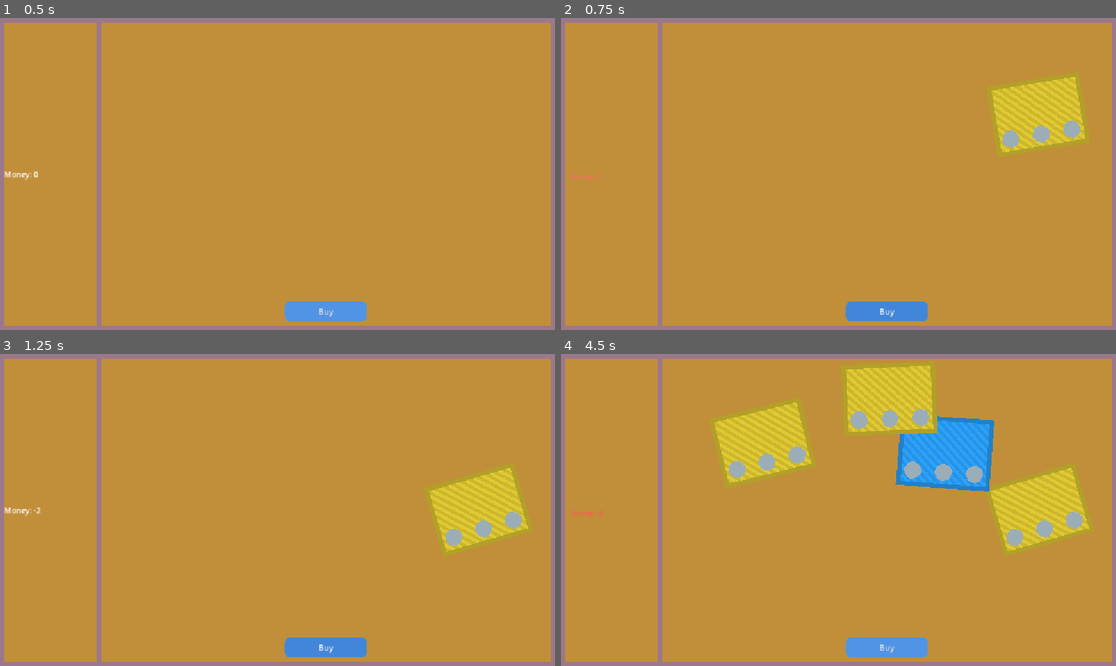
Above: before the commit, frames 1-4 (two rows, left to right).
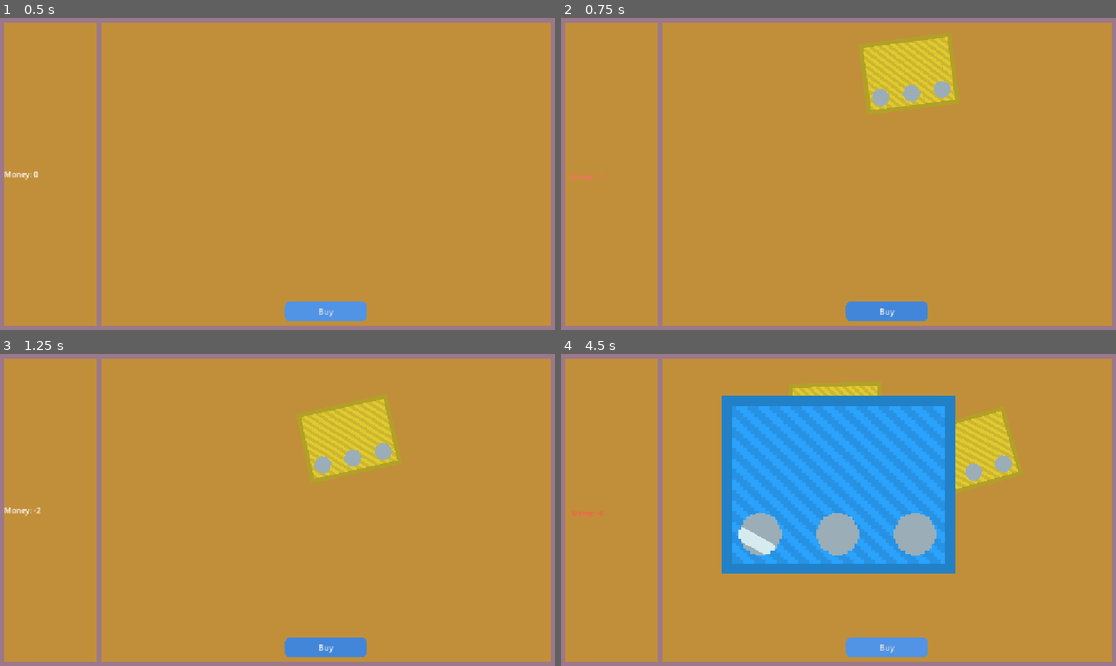
Above: after the commit, the same moments.

Repository: Drag-Sama/IdleGambling
Game: Godot game, scene res://Scene/main.tscn
Two runs of this game, one before a commit and one after it. Both use one fixed random seed, a clock stepped at 60 frames per second and the inputs below.
Inputs (mouse positions are in pixels of both pictures, inside the frame that each line leads up to):
- Up to frame 1 (0.5 s): no input
- Up to frame 2 (0.75 s): click "Buy" at 0.5 s
- Up to frame 3 (1.25 s): no input
- Up to frame 4 (4.5 s): click "Buy" at 1.25 s; click "Buy" at 2 s; move the mouse to (960, 494) at 2.77 s; click (960, 494) at 2.92 s; drag from (727, 525) to (810, 572) at 3.52 s; tap Enter at 4.25 s; move the mouse to (894, 441) at 4.27 s; click (894, 441) at 4.42 s

Frame 1 is identical in both runs. In frame 2, 6.2% of the frame differs, in the area x 54-95%, y 6-44%; in frame 3, 6.2%; in frame 4, 30%, in the area x 27-96%, y 3-71%.

Commit message:
machine interfaces in main interface
reusability of the main interface

Diff:
--- a/Scene/main.tscn
+++ b/Scene/main.tscn
@@ -1,47 +1,26 @@
-[gd_scene format=3 uid="uid://c7sufmx758hp2"]
+[gd_scene format=3 uid="uid://cavhjnnwldc54"]
 
-[ext_resource type="Script" uid="uid://or4ssiyofrmi" path="res://Scripts/moneyInterface.gd" id="1_sblpm"]
-[ext_resource type="Script" uid="uid://be01rqdcai0k2" path="res://Scripts/Ticket/TicketMain.gd" id="2_sblpm"]
+[ext_resource type="Script" uid="uid://or4ssiyofrmi" path="res://Scripts/moneyInterface.gd" id="1_f6udf"]
+[ext_resource type="PackedScene" uid="uid://c7sufmx758hp2" path="res://Scene/ticketScene.tscn" id="2_sblpm"]
 
-[sub_resource type="StyleBoxFlat" id="StyleBoxFlat_5v3e5"]
+[sub_resource type="StyleBoxFlat" id="StyleBoxFlat_3vffx"]
 bg_color = Color(0.6071361, 0.4745199, 0.5424723, 1)
 
-[sub_resource type="StyleBoxFlat" id="StyleBoxFlat_uiwfw"]
+[sub_resource type="StyleBoxFlat" id="StyleBoxFlat_g0fr2"]
 bg_color = Color(0.755591, 0.56039196, 0.22410941, 1)
 
-[sub_resource type="LabelSettings" id="LabelSettings_sblpm"]
+[sub_resource type="LabelSettings" id="LabelSettings_0524h"]
 
-[sub_resource type="StyleBoxFlat" id="StyleBoxFlat_f64mx"]
-bg_color = Color(0.3175655, 0.57691777, 0.8955186, 1)
-corner_radius_top_left = 10
-corner_radius_top_right = 10
-corner_radius_bottom_right = 10
-corner_radius_bottom_left = 10
-
-[sub_resource type="StyleBoxFlat" id="StyleBoxFlat_sblpm"]
-bg_color = Color(0.19067332, 0.44969678, 0.75689185, 1)
-corner_radius_top_left = 10
-corner_radius_top_right = 10
-corner_radius_bottom_right = 10
-corner_radius_bottom_left = 10
-
-[sub_resource type="StyleBoxFlat" id="StyleBoxFlat_r34rm"]
-bg_color = Color(0.25799876, 0.52663964, 0.8513023, 1)
-corner_radius_top_left = 10
-corner_radius_top_right = 10
-corner_radius_bottom_right = 10
-corner_radius_bottom_left = 10
-
-[node name="Main" type="Control" unique_id=694501630]
+[node name="Levraimain" type="Control" unique_id=1220709385]
 layout_mode = 3
 anchors_preset = 15
 anchor_right = 1.0
 anchor_bottom = 1.0
 grow_horizontal = 2
 grow_vertical = 2
-script = ExtResource("1_sblpm")
+script = ExtResource("1_f6udf")
 
-[node name="MarginContainer" type="MarginContainer" parent="." unique_id=2097608915]
+[node name="MarginContainer" type="MarginContainer" parent="." unique_id=543557950]
 layout_mode = 1
 anchors_preset = 15
 anchor_right = 1.0
@@ -49,56 +28,36 @@
 grow_horizontal = 2
 grow_vertical = 2
 
-[node name="Background" type="PanelContainer" parent="MarginContainer" unique_id=1128216755]
+[node name="Background" type="PanelContainer" parent="MarginContainer" unique_id=331453665]
 layout_mode = 2
-theme_override_styles/panel = SubResource("StyleBoxFlat_5v3e5")
+theme_override_styles/panel = SubResource("StyleBoxFlat_3vffx")
 
-[node name="MarginContainer" type="MarginContainer" parent="MarginContainer/Background" unique_id=2045056154]
+[node name="MarginContainer" type="MarginContainer" parent="MarginContainer/Background" unique_id=230150414]
 layout_mode = 2
 theme_override_constants/margin_left = 10
 theme_override_constants/margin_top = 10
 theme_override_constants/margin_right = 10
 theme_override_constants/margin_bottom = 10
 
-[node name="HBoxContainer" type="HBoxContainer" parent="MarginContainer/Background/MarginContainer" unique_id=282118722]
+[node name="HBoxContainer" type="HBoxContainer" parent="MarginContainer/Background/MarginContainer" unique_id=503487667]
 layout_mode = 2
 theme_override_constants/separation = 10
 
-[node name="Sidebar" type="PanelContainer" parent="MarginContainer/Background/MarginContainer/HBoxContainer" unique_id=1746759364]
+[node name="Sidebar" type="PanelContainer" parent="MarginContainer/Background/MarginContainer/HBoxContainer" unique_id=1487322063]
 layout_mode = 2
 size_flags_horizontal = 3
-theme_override_styles/panel = SubResource("StyleBoxFlat_uiwfw")
+theme_override_styles/panel = SubResource("StyleBoxFlat_g0fr2")
 
-[node name="Money" type="Label" parent="MarginContainer/Background/MarginContainer/HBoxContainer/Sidebar" unique_id=1670914291]
+[node name="Money" type="Label" parent="MarginContainer/Background/MarginContainer/HBoxContainer/Sidebar" unique_id=1727944770]
 layout_mode = 2
 text = "Money:0"
-label_settings = SubResource("LabelSettings_sblpm")
+label_settings = SubResource("LabelSettings_0524h")
 
-[node name="TicketMainContainer" type="PanelContainer" parent="MarginContainer/Background/MarginContainer/HBoxContainer" unique_id=1226170746]
+[node name="MainContainer" type="PanelContainer" parent="MarginContainer/Background/MarginContainer/HBoxContainer" unique_id=1686940859]
 layout_mode = 2
 size_flags_horizontal = 3
 size_flags_stretch_ratio = 4.86
-theme_override_styles/panel = SubResource("StyleBoxFlat_uiwfw")
-script = ExtResource("2_sblpm")
+theme_override_styles/panel = SubResource("StyleBoxFlat_g0fr2")
 
-[node name="MarginContainer" type="MarginContainer" parent="MarginContainer/Background/MarginContainer/HBoxContainer/TicketMainContainer" unique_id=1532462762]
+[node name="ticketScene" parent="MarginContainer/Background/MarginContainer/HBoxContainer/MainContainer" unique_id=694501630 instance=ExtResource("2_sblpm")]
 layout_mode = 2
-theme_override_constants/margin_left = 10
-theme_override_constants/margin_top = 10
-theme_override_constants/margin_right = 10
-theme_override_constants/margin_bottom = 10
-
-[node name="BuyButton" type="Button" parent="MarginContainer/Background/MarginContainer/HBoxContainer/TicketMainContainer/MarginContainer" unique_id=911768733]
-custom_minimum_size = Vector2(170, 40)
-custom_maximum_size = Vector2(300, 70)
-layout_mode = 2
-size_flags_horizontal = 4
-size_flags_vertical = 8
-theme_override_styles/normal = SubResource("StyleBoxFlat_f64mx")
-theme_override_styles/pressed = SubResource("StyleBoxFlat_sblpm")
-theme_override_styles/hover = SubResource("StyleBoxFlat_r34rm")
-theme_override_styles/disabled = SubResource("StyleBoxFlat_f64mx")
-theme_override_styles/focus = SubResource("StyleBoxFlat_f64mx")
-text = "Buy"
-
-[connection signal="pressed" from="MarginContainer/Background/MarginContainer/HBoxContainer/TicketMainContainer/MarginContainer/BuyButton" to="MarginContainer/Background/MarginContainer/HBoxContainer/TicketMainContainer" method="_on_buy_button_pressed"]
--- /dev/null
+++ b/Scene/ticketScene.tscn
@@ -0,0 +1,60 @@
+[gd_scene format=3 uid="uid://c7sufmx758hp2"]
+
+[ext_resource type="Script" uid="uid://be01rqdcai0k2" path="res://Scripts/Ticket/TicketMain.gd" id="2_sblpm"]
+
+[sub_resource type="StyleBoxFlat" id="StyleBoxFlat_f64mx"]
+bg_color = Color(0.3175655, 0.57691777, 0.8955186, 1)
+corner_radius_top_left = 10
+corner_radius_top_right = 10
+corner_radius_bottom_right = 10
+corner_radius_bottom_left = 10
+
+[sub_resource type="StyleBoxFlat" id="StyleBoxFlat_sblpm"]
+bg_color = Color(0.19067332, 0.44969678, 0.75689185, 1)
+corner_radius_top_left = 10
+corner_radius_top_right = 10
+corner_radius_bottom_right = 10
+corner_radius_bottom_left = 10
+
+[sub_resource type="StyleBoxFlat" id="StyleBoxFlat_r34rm"]
+bg_color = Color(0.25799876, 0.52663964, 0.8513023, 1)
+corner_radius_top_left = 10
+corner_radius_top_right = 10
+corner_radius_bottom_right = 10
+corner_radius_bottom_left = 10
+
+[node name="ticketScene" type="Control" unique_id=694501630]
+layout_mode = 3
+anchors_preset = 15
+anchor_right = 1.0
+anchor_bottom = 1.0
+grow_horizontal = 2
+grow_vertical = 2
+
+[node name="MarginContainer" type="MarginContainer" parent="." unique_id=840932521]
+layout_mode = 1
+anchors_preset = 15
+anchor_right = 1.0
+anchor_bottom = 1.0
+grow_horizontal = 2
+grow_vertical = 2
+theme_override_constants/margin_left = 10
+theme_override_constants/margin_top = 10
+theme_override_constants/margin_right = 10
+theme_override_constants/margin_bottom = 10
+script = ExtResource("2_sblpm")
+
+[node name="BuyButton" type="Button" parent="MarginContainer" unique_id=1305258937]
+custom_minimum_size = Vector2(170, 40)
+custom_maximum_size = Vector2(300, 70)
+layout_mode = 2
+size_flags_horizontal = 4
+size_flags_vertical = 8
+theme_override_styles/normal = SubResource("StyleBoxFlat_f64mx")
+theme_override_styles/pressed = SubResource("StyleBoxFlat_sblpm")
+theme_override_styles/hover = SubResource("StyleBoxFlat_r34rm")
+theme_override_styles/disabled = SubResource("StyleBoxFlat_f64mx")
+theme_override_styles/focus = SubResource("StyleBoxFlat_f64mx")
+text = "Buy"
+
+[connection signal="pressed" from="MarginContainer/BuyButton" to="MarginContainer" method="_on_buy_button_pressed"]
--- a/Scripts/Ticket/TicketMain.gd
+++ b/Scripts/Ticket/TicketMain.gd
@@ -1,4 +1,4 @@
-extends PanelContainer
+extends MarginContainer
 
 var ticket = preload("res://Object/Ticket.tscn")
 
--- a/Scripts/moneyManager.gd
+++ b/Scripts/moneyManager.gd
@@ -9,3 +9,6 @@
 		money += addValue
 		money_changed.emit(money)
 		add_money.emit(addValue > 0)
+
+func can_afford(cost: float) -> bool:
+	return money >= cost
--- a/project.godot
+++ b/project.godot
@@ -11,7 +11,7 @@
 [application]
 
 config/name="IdleGambling"
-run/main_scene="uid://c7sufmx758hp2"
+run/main_scene="uid://cavhjnnwldc54"
 config/features=PackedStringArray("4.7", "GL Compatibility")
 config/icon="res://icon.svg"
 
